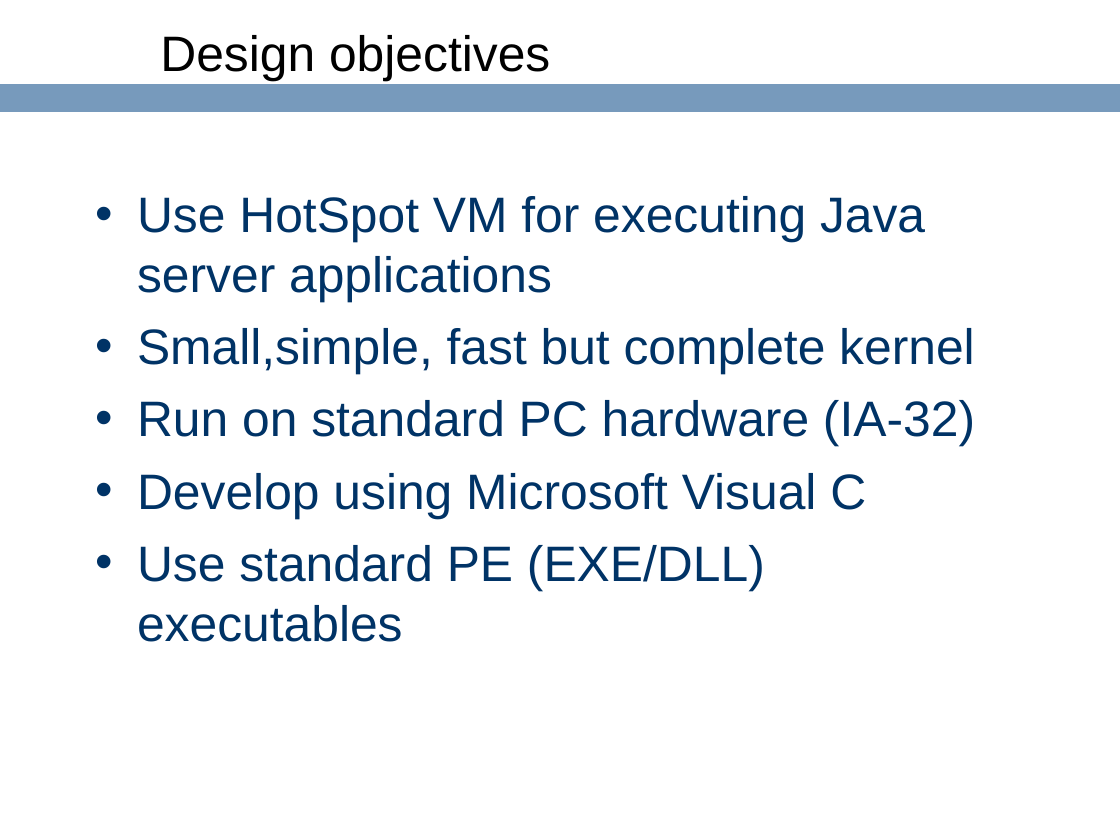
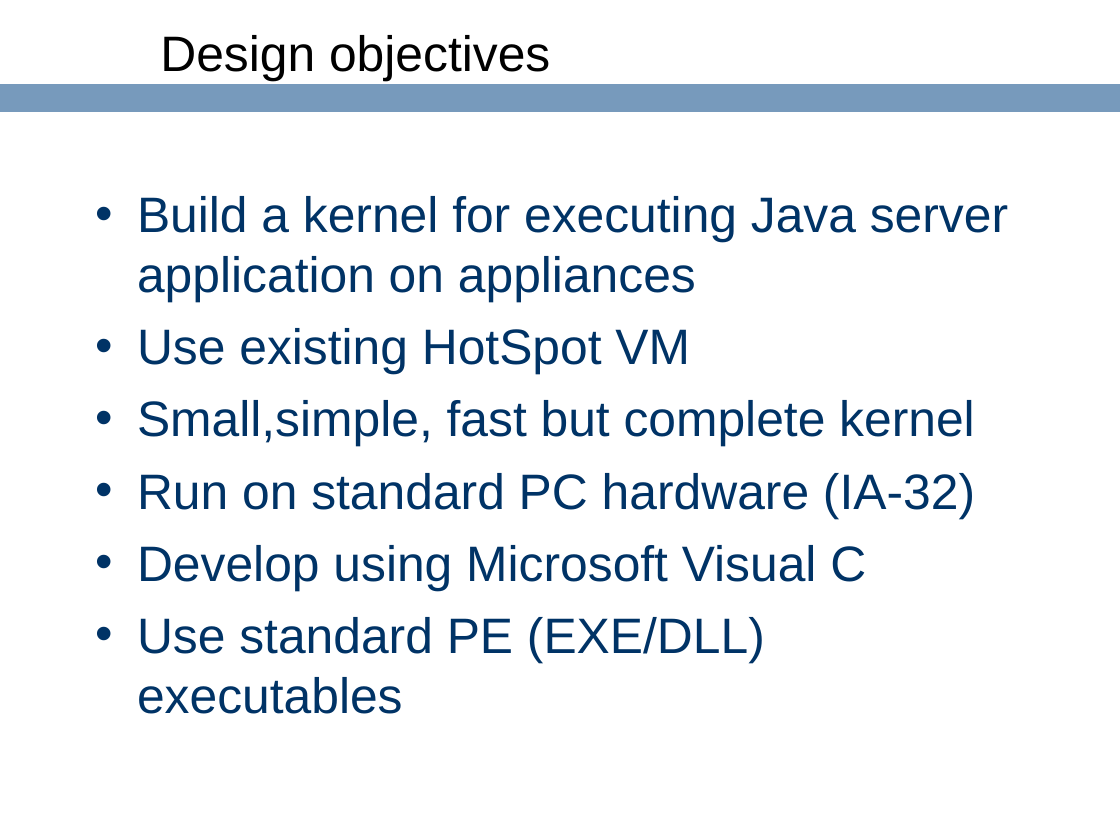
Before and after one commit to ringgaard/sanos, a slide deck: slide 15 of doc/jbox-jaoo.ppt (slide 17 before the commit). Drawn at 1120x840 pixels with LibreOffice and Linux fonts; fonts in the diff are those of the drawing; background and template pictures are left out. Boxes give left, top, right and bottom in pixels: in the first picture for what was removed or moved away, otherwise in the second. Text is boxed around its words. In the diff, an @@ line names an element or a change of style, - is before the commit and + after.

```diff
--- a/doc/jbox-jaoo.ppt
+++ b/doc/jbox-jaoo.ppt
@@ text at box(137, 196, 1008, 375): text changed @@
-• Use HotSpot VM for executing Java server applications
+• Build a kernel for executing Java server application on appliances
+• Use existing HotSpot VM
```
Also in this commit, not shown: 7 other slides changed, 1 other file.
